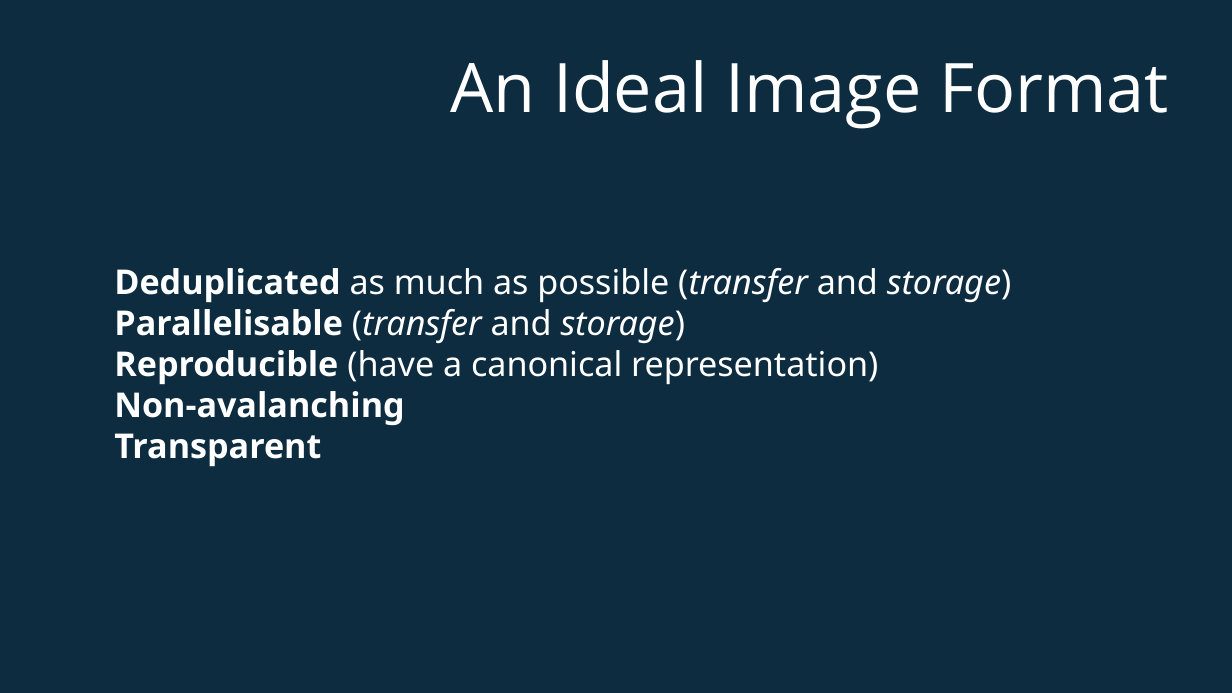
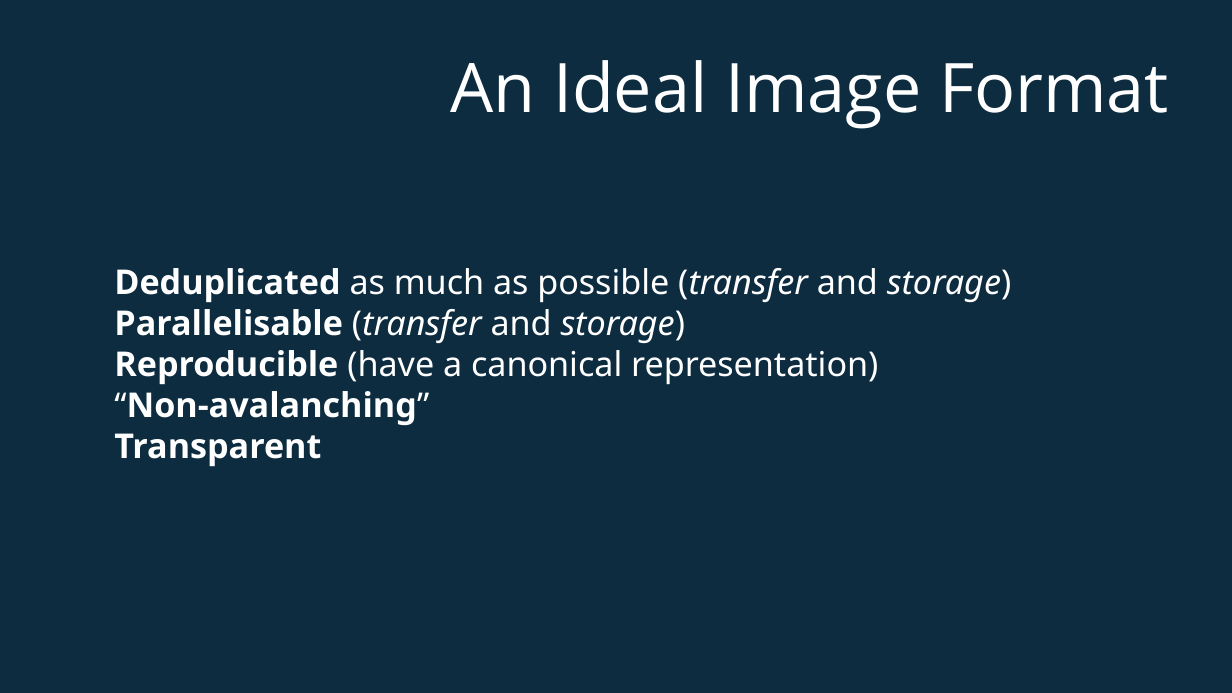
Before and after one commit to cyphar/talks, a slide deck: slide 5 of 2020/01-linux-conf-au/ociv2/container-images-considered-harmful.odp (slide 6 before the commit). Drawn at 1232x693 pixels with LibreOffice and Linux fonts; fonts in the diff are those of the drawing. Boxes give left, top, right and bottom in pixels: in the first picture for what was removed or moved away, otherwise in the second. Text is boxed around its words. In the diff, an @@ line names an element or a change of style, - is before the commit and + after.

```diff
--- a/2020/01-linux-conf-au/ociv2/container-images-considered-harmful.odp
+++ b/2020/01-linux-conf-au/ociv2/container-images-considered-harmful.odp
@@ text at (114, 268, 1011, 467): text changed @@
-Deduplicated as much as possible (transfer and storage)
-Parallelisable (transfer and storage)
-Reproducible (have a canonical representation)
-Non-avalanching
-Transparent
+Deduplicated as much as possible (transfer and storage)
+Parallelisable (transfer and storage)
+Reproducible (have a canonical representation)
+“Non-avalanching”
+Transparent
```
Also in this commit, not shown: 2 other slides changed, 6 slides added, 1 other file.
